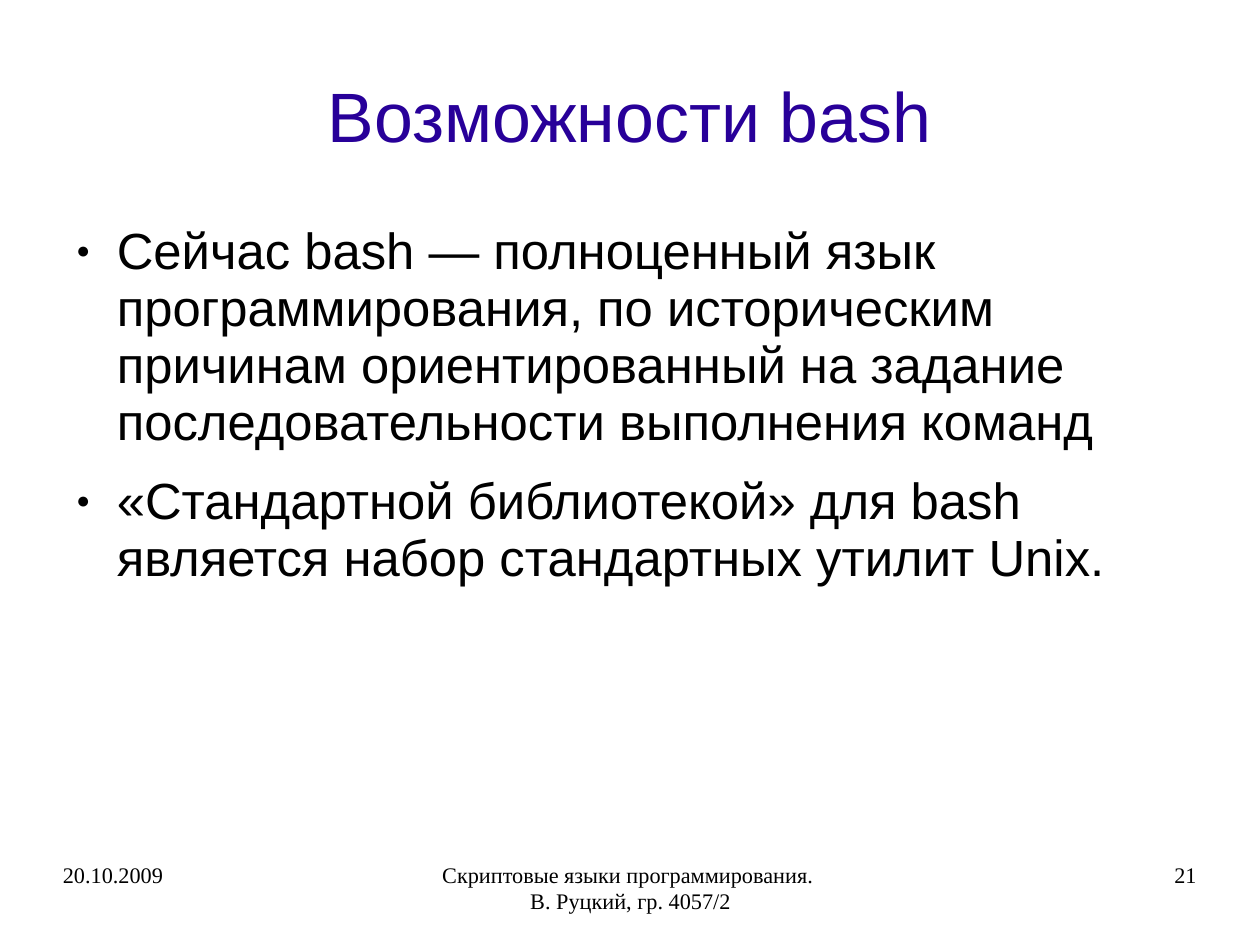
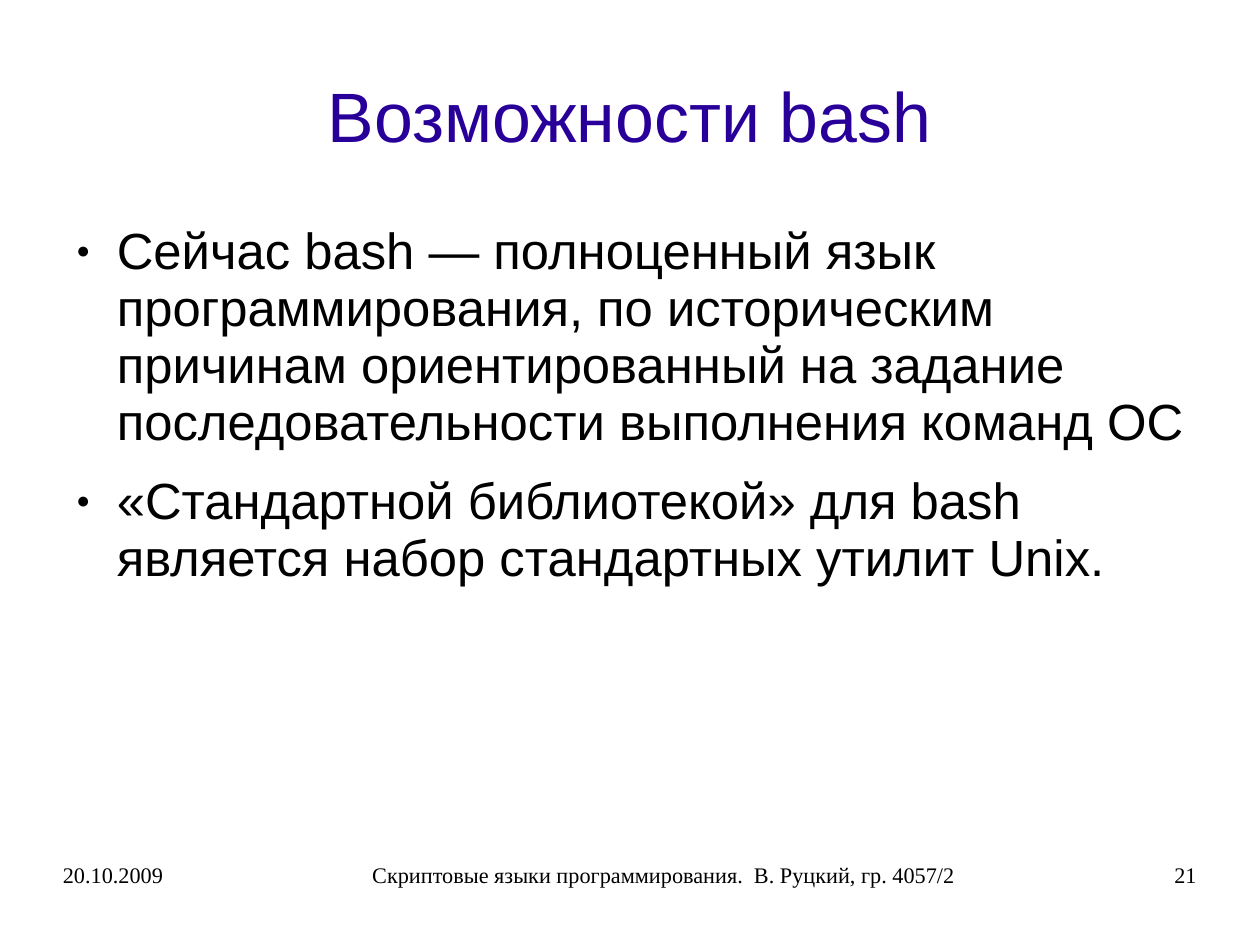
Before and after one commit to rutsky/semester07, a slide deck: slide 21 of Operation_systems/scripting_languages/40572_Rutsky_Scripting_languages.ppt. Drawn at 1260x945 pixels with LibreOffice and Linux fonts; fonts in the diff are those of the drawing. Boxes give left, top, right and bottom in pixels: in the first picture for what was removed or moved away, otherwise in the second. Text is boxed around its words. In the diff, an @@ line names an element or a change of style, - is before the commit and + after.

```diff
--- a/Operation_systems/scripting_languages/40572_Rutsky_Scripting_languages.ppt
+++ b/Operation_systems/scripting_languages/40572_Rutsky_Scripting_languages.ppt
@@ text at <box>117,231,1183,450</box>: text changed @@
-● Сейчас bash — полноценный язык программирования, по историческим причинам ориентированный на задание последовательности выполнения команд
+● Сейчас bash — полноценный язык программирования, по историческим причинам ориентированный на задание последовательности выполнения команд ОС
@@ text "Скриптовые языки программирования. В. Руцкий, ..." rewrapped from <box>442,868,812,914</box> to <box>372,867,954,888</box> @@
```
Also in this commit, not shown: 39 other slides changed, 31 slides added, 1 other file.
